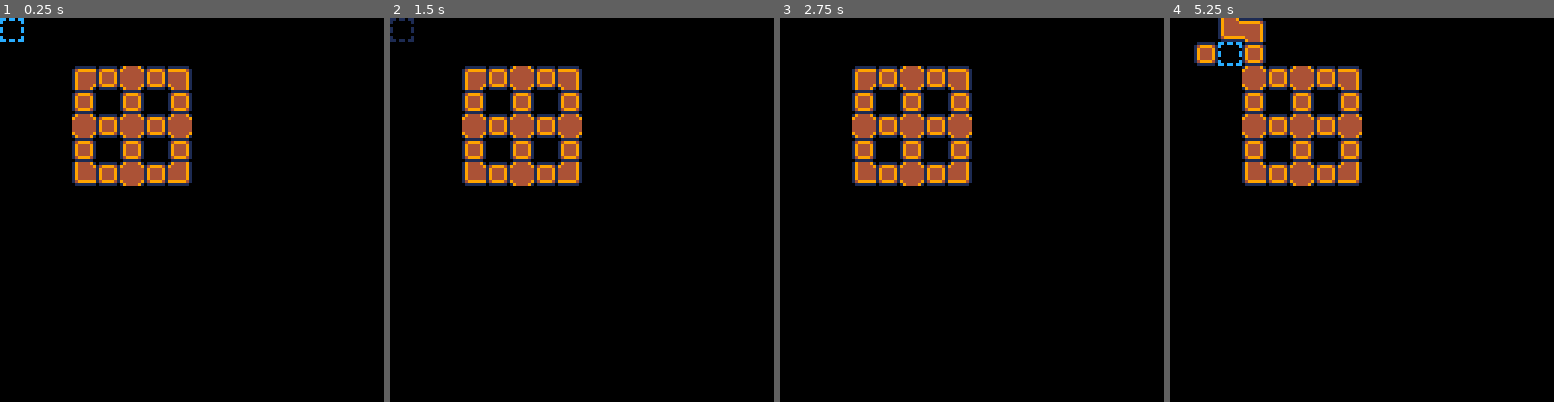
Above: before the commit, frames 1-4 (left to right).
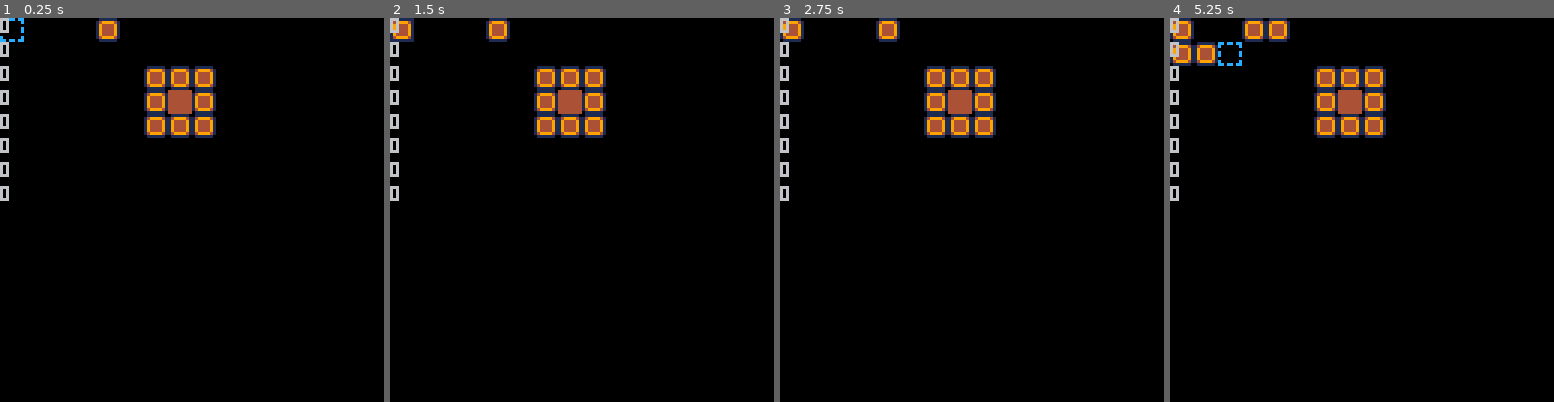
Above: after the commit, the same moments.

Repository: GerrZa/pico8-repo
Game: PICO-8 cartridge customtilegame.p8
Same seed, same stepped clock (60 frames per second), same inputs: the game is played once before the commit and once after it.
Inputs:
- Up to frame 1 (0.25 s): no input
- Up to frame 2 (1.5 s): tap O (Z key) at 0.33, 0.7, 1.43 s; tap X (X key) at 1.07 s
- Up to frame 3 (2.75 s): hold Left 1.97-2.37 s; tap X (X key) at 2.07, 2.4, 2.73 s; tap O (Z key) at 2.22 s; hold Down from 2.42 s (still down)
- Up to frame 4 (5.25 s): release Down at 2.82 s; hold Right 2.87-3.53 s; tap X (X key) every 0.33 s from 3.07 to 5.07 s; tap O (Z key) at 3.1, 3.98, 4.87 s; hold Up 3.58-4.08 s; hold Right 4.13-4.53 s; hold Down 4.58-5.08 s; hold Left from 5.13 s (still down)

The runs differ from the first frame. In frame 1, 9.1% of the frame differs, in the area x 0-57%, y 0-48%; in frame 2, 9.3%; in frame 3, 9.4%; in frame 4, 11%.

Commit message:
Update customtilegame.p8

Diff:
--- a/customtilegame.p8
+++ b/customtilegame.p8
@@ -29,35 +29,37 @@
 	end
 	if (btnp(❎) and mget(p.x,p.y)==0) then
 		mset(p.x,p.y,49)
-	end
-	if (btnp(🅾️)) then
+	elseif (btnp(❎)and mget(p.x,p.y)!=0) then
 		mset(p.x,p.y,0)
 	end
 
 	for tx=0,15 do
 		for ty=0,15 do
 			if mget(tx,ty)!=0 then
-				local tu=mget(tx,ty-1)
-				local td=mget(tx,ty+1)
-				local tr=mget(tx+1,ty)
-				local tl=mget(tx-1,ty)
-				local tur=mget(tx+1,ty-1)
-				local tul=mget(tx-1,ty-1)
-				local tdr=mget(tx+1,ty+1)
-				local tdl=mget(tx-1,ty+1)
+				local tu=sgn(mget(tx,ty-1)-1)+1
+				local td=sgn(mget(tx,ty+1)-1)+1
+				local tr=sgn(mget(tx+1,ty)-1)+1
+				local tl=sgn(mget(tx-1,ty)-1)+1
+				local tur=sgn(mget(tx+1,ty-1)-1)+1
+				local tul=sgn(mget(tx-1,ty-1)-1)+1
+				local tdr=sgn(mget(tx+1,ty+1)-1)+1
+				local tdl=sgn(mget(tx-1,ty+1)-1)+1
 				--tu+tur+tul+tr+tl+td+tdr+tdl
-				if tl+tdl+tu+tur+tdl==0 then--5 empty
-					mset(tx,ty,2)
-				elseif tdl+tu+tur+tr+tdr==0 then
-					mset(tx,ty,4)
-				elseif tur+tul+tl+td+tdr==0 then
-					mset(tx,ty,34)
-				elseif tul+td+tdr+tr+tur==0 then--5 empty
-					mset(tx,ty,36)
-				elseif tur+tul+tdr+tdl==0 then--4 empty
-					mset(tx,ty,19)
-				elseif tu+td+tl+tr==0 then--4 empty
-					mset(tx,ty,49)
+				if tu+tur+tul+tr+tl+td+tdr+tdl==16 then--5 empty
+					mset(tx,ty,42)
+				elseif tu+tur+tul+tr+tl+td+tdr+tdl==14then
+					if	tur==0 then mset(tx,ty,23)
+					elseif tul==0 then mset(tx,ty,22)
+					elseif tdr==0 then mset(tx,ty,38)
+					elseif tdl==0 then mset(tx,ty,39)
+					elseif tl==0 then mset(tx,ty,25)
+					elseif tr==0 then mset(tx,ty,44)
+					elseif td==0 then mset(tx,ty,58)
+					elseif tu==0 then mset(tx,ty,11) end
+				elseif tu+tur+tul+tr+tl+td+tdr+tdl==12then
+					if tu==td==0 then mset(tx,ty,51)
+					elseif tr==tl==0 then mset(tx,ty,17)end
+
 				end
 			end
 		end
@@ -68,6 +70,23 @@
 	cls()
 	map()
 	spr(p.f,p.x*8,p.y*8)
+	local tx=p.x local ty=p.y
+	local tu=sgn(mget(tx,ty-1)-1)+1
+	local td=sgn(mget(tx,ty+1)-1)+1
+	local tr=sgn(mget(tx+1,ty)-1)+1
+	local tl=sgn(mget(tx-1,ty)-1)+1
+	local tur=sgn(mget(tx+1,ty-1)-1)+1
+	local tul=sgn(mget(tx-1,ty-1)-1)+1
+	local tdr=sgn(mget(tx+1,ty+1)-1)+1
+	local tdl=sgn(mget(tx-1,ty+1)-1)+1
+	print(tu,0,0)
+	print(tu,0,8)
+	print(tu,0,16)
+	print(tu,0,24)
+	print(tu,0,32)
+	print(tu,0,40)
+	print(tu,0,48)
+	print(tu,0,56)
 end
 __gfx__
 00000000011111100111111111111111111111104444449111111111111111111944444401111111194444911111111111111110000000000000000000000000
@@ -233,10 +252,8 @@
 
 
 __map__
+0000000031000000000000000000000000000000000000000000000000000000000000000000000000000000000000000000000000000000000000000000000000000000000000000000000000000000000000000000000000000000000000000000000000000000000000000000000000000000000000000000000000000000
 0000000000000000000000000000000000000000000000000000000000000000000000000000000000000000000000000000000000000000000000000000000000000000000000000000000000000000000000000000000000000000000000000000000000000000000000000000000000000000000000000000000000000000
-0000000000000000000000000000000000000000000000000000000000000000000000000000000000000000000000000000000000000000000000000000000000000000000000000000000000000000000000000000000000000000000000000000000000000000000000000000000000000000000000000000000000000000
-0000003131313131000000000000000000000000000000000000000000000000000000000000000000000000000000000000000000000000000000000000000000000000000000000000000000000000000000000000000000000000000000000000000000000000000000000000000000000000000000000000000000000000
-0000003100310031000000000000000000000000000000000000000000000000000000000000000000000000000000000000000000000000000000000000000000000000000000000000000000000000000000000000000000000000000000000000000000000000000000000000000000000000000000000000000000000000
-0000003131313131000000000000000000000000000000000000000000000000000000000000000000000000000000000000000000000000000000000000000000000000000000000000000000000000000000000000000000000000000000000000000000000000000000000000000000000000000000000000000000000000
-0000003100310031000000000000000000000000000000000000000000000000000000000000000000000000000000000000000000000000000000000000000000000000000000000000000000000000000000000000000000000000000000000000000000000000000000000000000000000000000000000000000000000000
-0000003131313131000000000000000000000000000000000000000000000000000000000000000000000000000000000000000000000000000000000000000000000000000000000000000000000000000000000000000000000000000000000000000000000000000000000000000000000000000000000000000000000000
+0000000000003131310000000000000000000000000000000000000000000000000000000000000000000000000000000000000000000000000000000000000000000000000000000000000000000000000000000000000000000000000000000000000000000000000000000000000000000000000000000000000000000000
+0000000000003131310000000000000000000000000000000000000000000000000000000000000000000000000000000000000000000000000000000000000000000000000000000000000000000000000000000000000000000000000000000000000000000000000000000000000000000000000000000000000000000000
+0000000000003131310000000000000000000000000000000000000000000000000000000000000000000000000000000000000000000000000000000000000000000000000000000000000000000000000000000000000000000000000000000000000000000000000000000000000000000000000000000000000000000000
